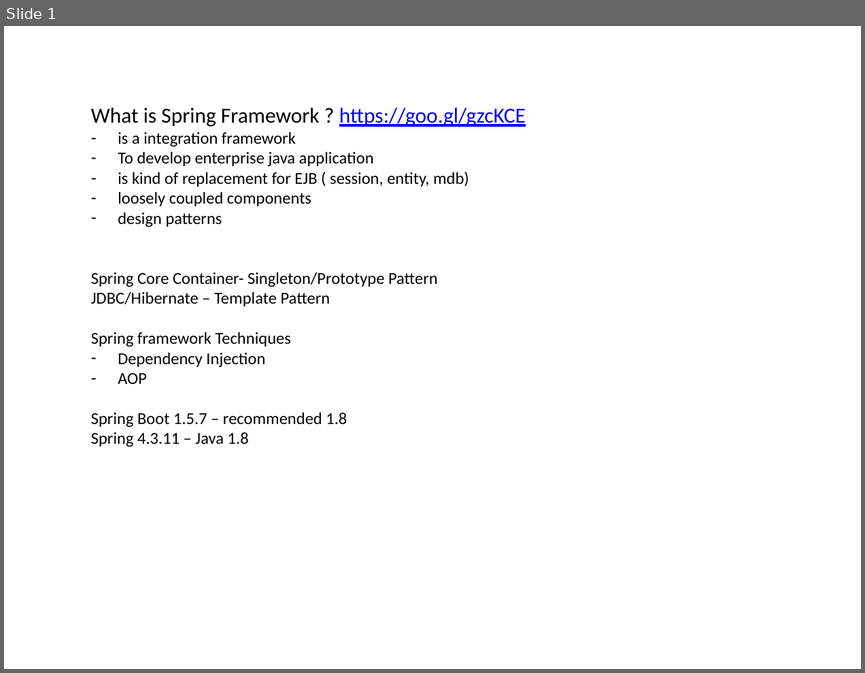
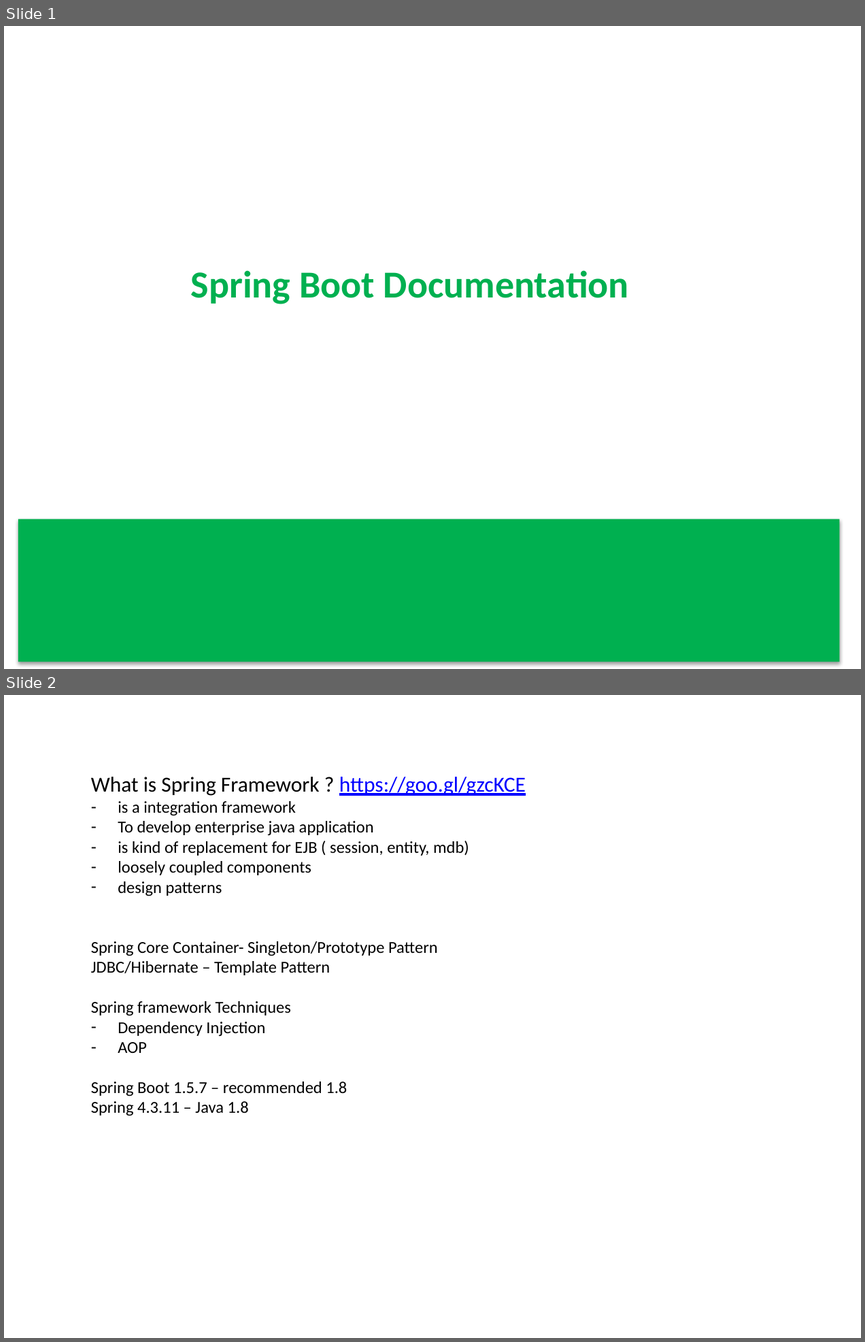
Before and after one commit to mdparthi/SpringBootApplication, a slide deck: info/SpringBootDocumentation.pptx. Shown one above the other, each under a label of ours: slide 1 before the commit, slides 1 and 2 after it. The pictures are 865x673 and 865x1342 pixels, drawn with LibreOffice and Linux fonts; fonts in the diff are those of the drawing. Boxes give left, top, right and bottom in pixels: in the first picture for what was removed or moved away, otherwise in the second. Text is boxed around its words. In the diff, an @@ line names an element or a change of style, - is before the commit and + after.

```diff
--- a/info/SpringBootDocumentation.pptx
+++ b/info/SpringBootDocumentation.pptx
@@ slide 1 added at <box>4,26,861,669</box>, background #FFFFFF @@
@@ text added at <box>191,270,629,304</box>, 32 pt, text #00B050, bold @@
+Spring Boot Documentation
@@ rectangle added at <box>18,518,839,662</box>, fill #00B050 @@
@@ what was slide 1 is now slide 2 @@
```
Also in this commit, not shown: 5 other files.
